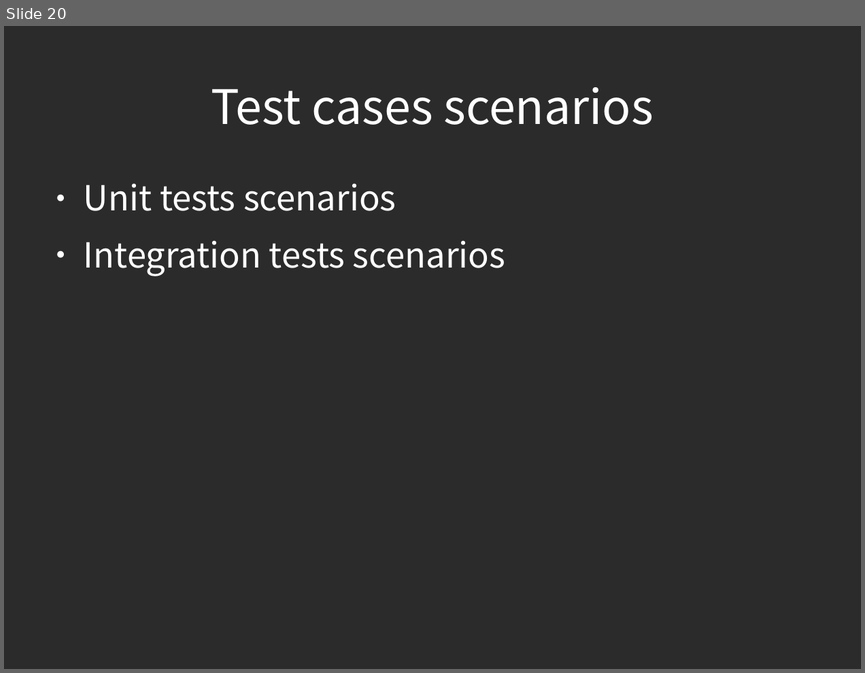
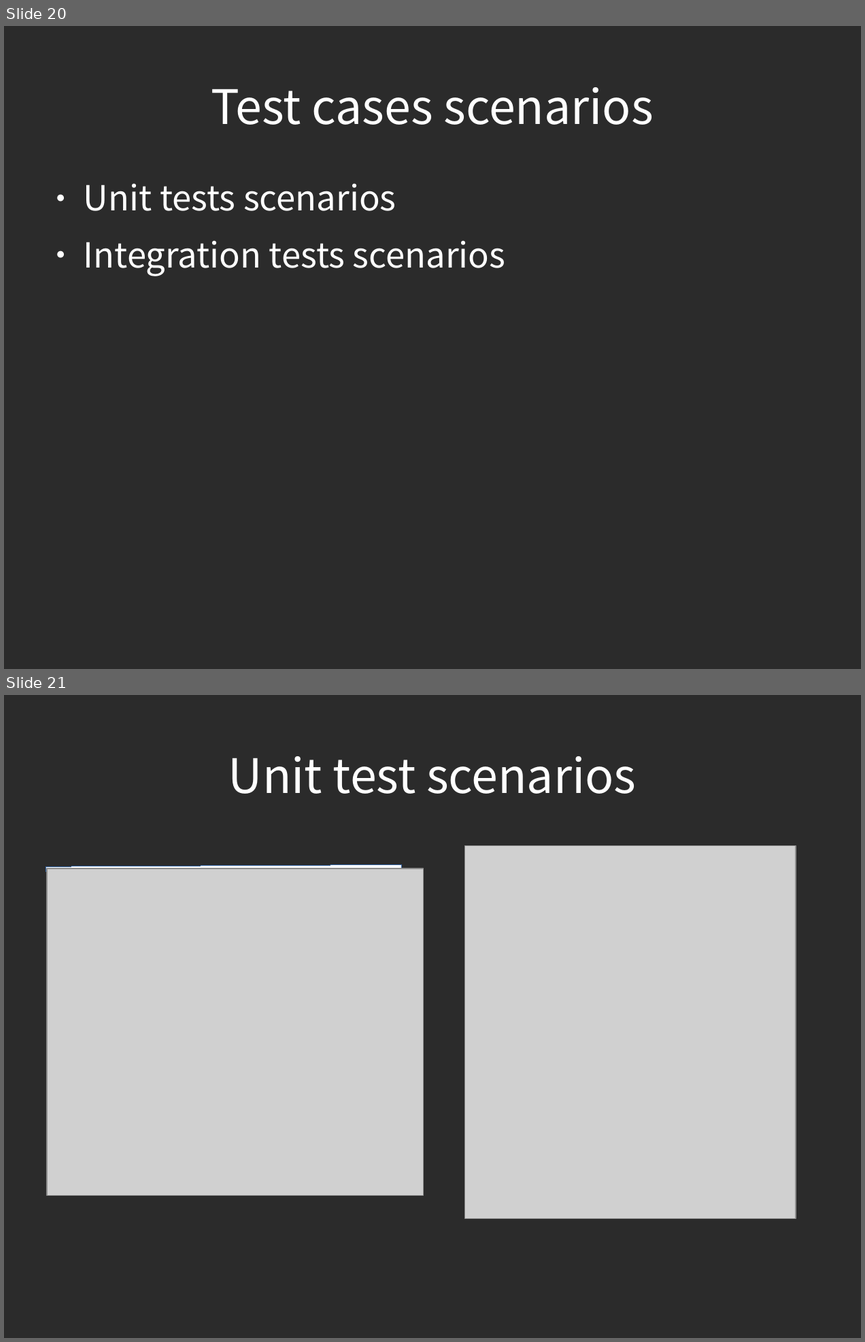
Before and after one commit to piotrek24061988/AutomaticTesting, a slide deck: module1/doc/AutomatedTesting.odp. Shown one above the other, each under a label of ours: slide 20 before the commit, slides 20 and 21 after it. The pictures are 865x673 and 865x1342 pixels, drawn with LibreOffice and Linux fonts; fonts in the diff are those of the drawing; grey boxes stand for pictures; background and template pictures are left out; a plain dark background stands for a picture behind light text. Boxes give left, top, right and bottom in pixels: in the first picture for what was removed or moved away, otherwise in the second. Text is boxed around its words. In the diff, an @@ line names an element or a change of style, - is before the commit and + after.

Commit message:
presentation update, scenarios, frameworks

```diff
--- a/module1/doc/AutomatedTesting.odp
+++ b/module1/doc/AutomatedTesting.odp
@@ slide 21 added at bbox=[4, 695, 861, 1338], background picture (left out) @@
@@ title added at bbox=[228, 756, 636, 794], 44 pt, text #FFFFFF @@
+Unit test scenarios
@@ rectangle added at bbox=[465, 846, 777, 1200], fill #FFFFFF, outline #3465A4 0 pt @@
@@ picture added at bbox=[465, 845, 796, 1217] @@
@@ rectangle added at bbox=[46, 864, 403, 1174], fill #FFFFFF, outline #3465A4 0 pt @@
@@ picture added at bbox=[47, 868, 423, 1195] @@
```
Also in this commit, not shown: 7 slides changed, 5 other slides added.
